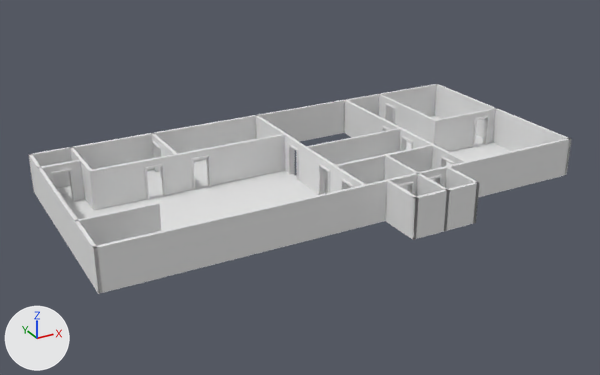
A saved change to the Blender file Assets/Models/Office.blend.
Both versions are drawn from a camera (50 mm lens) standing at (-27.3, -39.4, 21.0) and looking at (-4.6, 1.8, 0.4). Arrows for +X, +Y and +Z are at lower left; the lights stay in place.
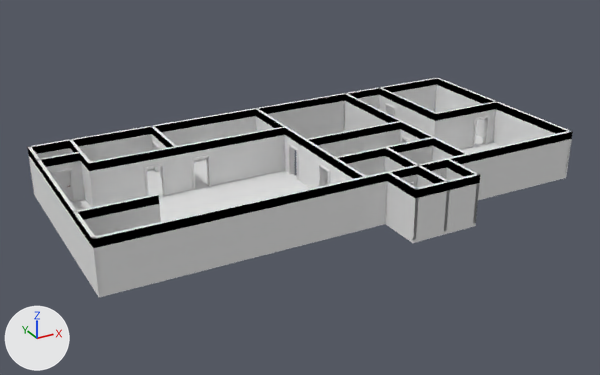
The edits, one by one:
Material 'Mat_Wall_Up' (mat_mat_wall_up) is new.
Its base color is (0.0, 0.0, 0.0) (black #000000).
Material 'Mat_Door' (mat_mat_door) is new.
Its base color is (0.8, 0.8, 0.8) (white #e7e7e7).
me_plane_002 is used by ob_plane; location (0.0, 0.0, 0.0).
me_plane_002 had 411 vertices, 351 faces, 2 loose edges and spanned x -19.0..12.0, y -6.7..10.0, z 0.0..2.5.
me_plane_002 now has 593 vertices, 546 faces, 2 loose edges and spans x -19.0..12.0, y -6.7..10.0, z -0.2..3.0.
Part 1, on me_plane_002:
49 faces are deleted.
36 vertices are added at x -19.0..12.0, y -6.7..10.0, z -0.2.
140 new vertices lie (0.0, 0.0, 0.5) away from vertices in x -19.0..12.0, y -6.7..10.0, z 2.5.
6 new vertices lie (0.0, 3.5, 0.0) away from vertices in x -16.5..6.5, y -4.0, z -0.2.
164 new faces join them, mat_mat_wall_up (black #000000).
31 new faces join them, mat_mat_floor (its picture is missing).
49 new faces join them, mat_mat_wall (its picture is missing).
me_plane_002 now uses material mat_mat_wall_up (black #000000).
Mesh me_cube is new.
It is a box spanning x -0.05..0.95, y -0.04..0.04, z 0.0..2.0.
It uses material mat_mat_door (its picture is missing).
Object 'Cube.015' (ob_cube_015) is new; it shows me_cube.
Its location is (-18.15, 7.5, 0.0).

Boxes [x1, y1, x2, y2] around the edits, measured in the pictures (600 x 375 px):
'Plane', reshaped
    before: [28, 84, 572, 294]
    after: [27, 78, 573, 297]
'Cube.015', added
    after: [53, 171, 73, 201]
part 1 of me_plane_002, built on
    before: [29, 84, 571, 248]
    after: [27, 78, 573, 297]
